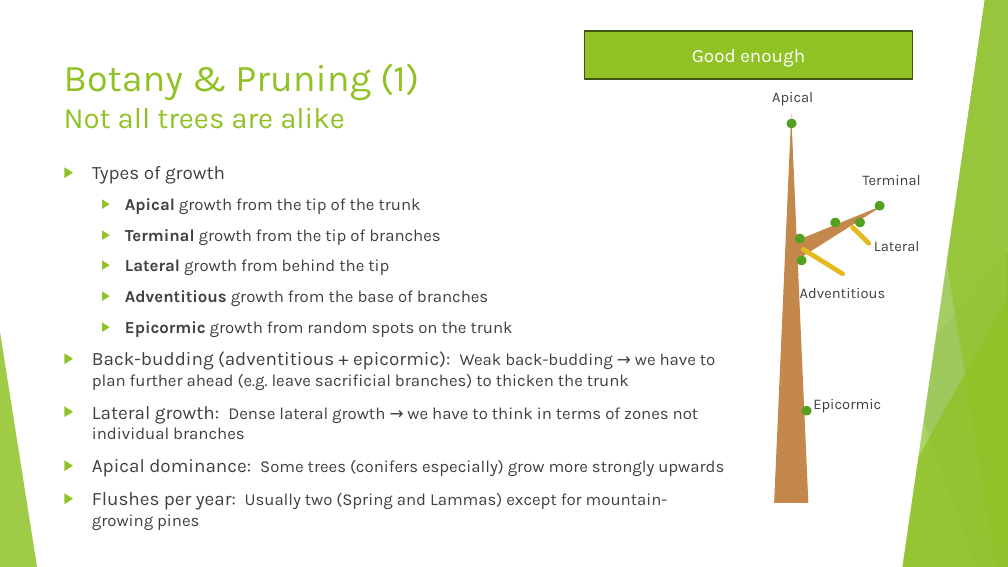
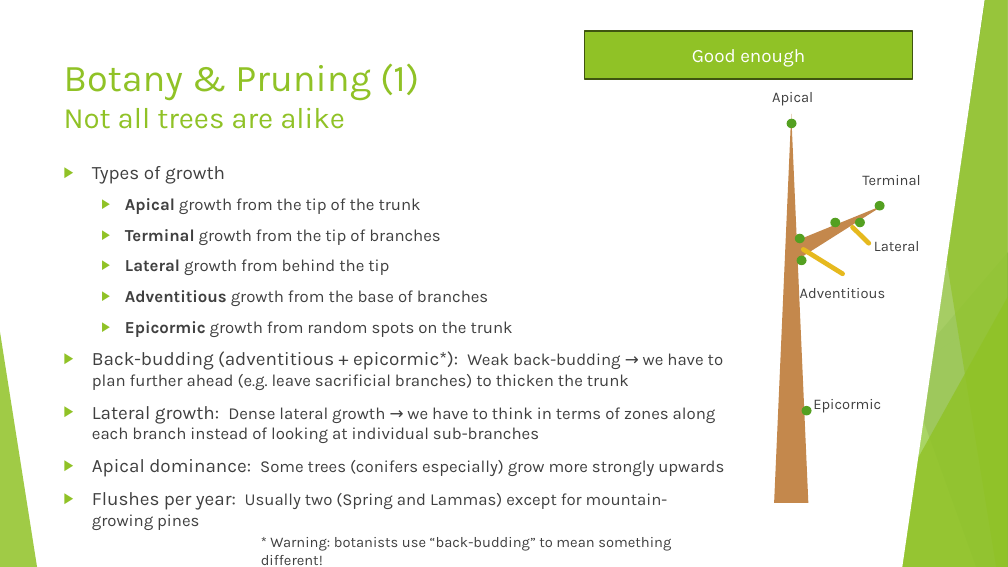
Before and after one commit to AlexLabram/Bonsai, a slide deck: slide 20 of Courseware/Bonsai On A Budget (running).pptx. Drawn at 1008x567 pixels with LibreOffice and Linux fonts; fonts in the diff are those of the drawing. Boxes give left, top, right and bottom in pixels: in the first picture for what was removed or moved away, otherwise in the second. Text is boxed around its words. In the diff, an @@ line names an element or a change of style, - is before the commit and + after.

Commit message:
Minor wording changes throughout

```diff
--- a/Courseware/Bonsai On A Budget (running).pptx
+++ b/Courseware/Bonsai On A Budget (running).pptx
@@ text at [92,351,723,443]: text changed @@
-▶ Back-budding (adventitious + epicormic): Weak back-budding → we have to plan further ahead (e.g. leave sacrificial branches) to thicken the trunk
-▶ Lateral growth: Dense lateral growth → we have to think in terms of zones not individual branches
+▶ Back-budding (adventitious + epicormic*): Weak back-budding → we have to plan further ahead (e.g. leave sacrificial branches) to thicken the trunk
+▶ Lateral growth: Dense lateral growth → we have to think in terms of zones along each branch instead of looking at individual sub-branches
@@ text added at [261,537,671,565], 14 pt, text #404040 @@
+* Warning: botanists use “back-budding” to mean something different!
```
Also in this commit, not shown: 6 other slides changed.
